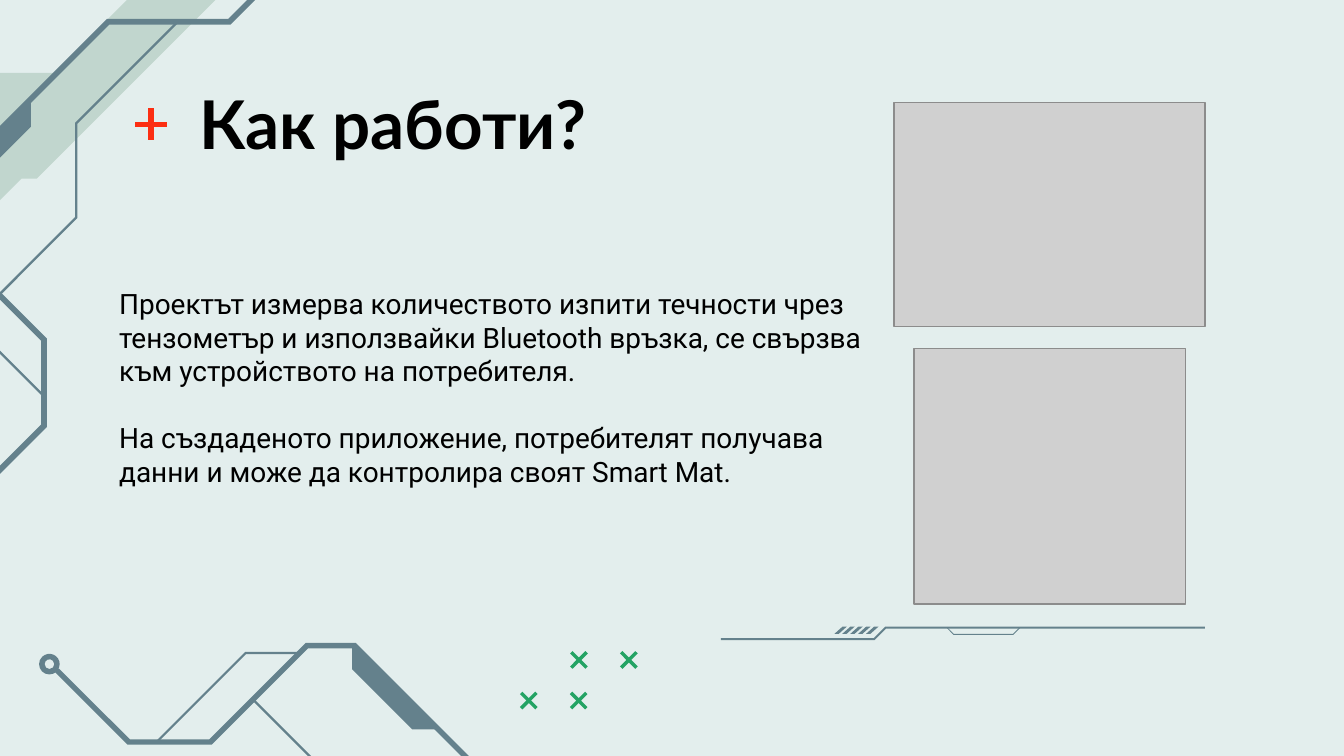
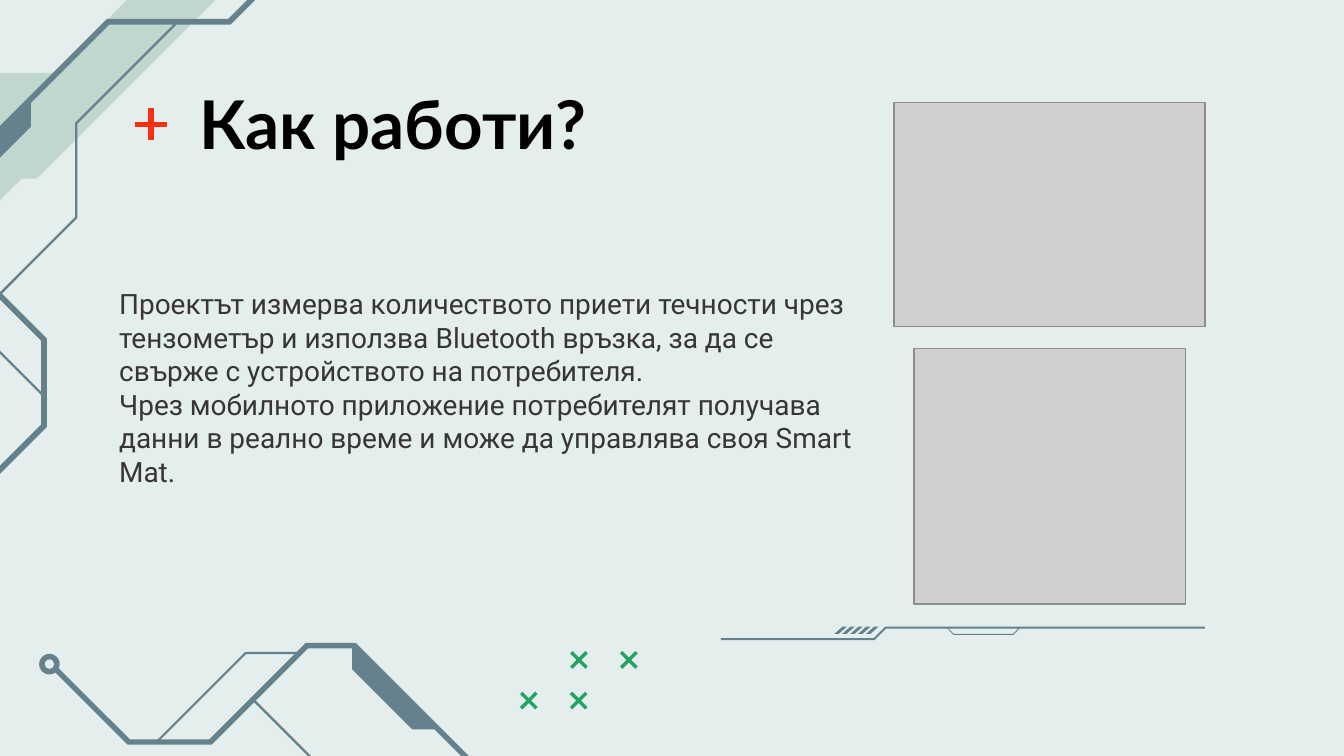
Before and after one commit to DunevTsvetomir/HACKTUES11, a slide deck: slide 5 of Smart Mat.pptx. Drawn at 1344x756 pixels with LibreOffice and Linux fonts; fonts in the diff are those of the drawing; grey boxes stand for pictures. Boxes give left, top, right and bottom in pixels: in the first picture for what was removed or moved away, otherwise in the second. Text is boxed around its words. In the diff, an @@ line names an element or a change of style, - is before the commit and + after.

```diff
--- a/Smart Mat.pptx
+++ b/Smart Mat.pptx
@@ subtitle at (x1=119, y1=294, x2=852, y2=483): text changed; text colour #000000 to #383536 @@
-Проектът измерва количеството изпити течности чрез тензометър и използвайки Bluetooth връзка, се свързва към устройството на потребителя.
-На създаденото приложение, потребителят получава данни и може да контролира своят Smart Mat.
+Проектът измерва количеството приети течности чрез тензометър и използва Bluetooth връзка, за да се свърже с устройството на потребителя.
+Чрез мобилното приложение потребителят получава данни в реално време и може да управлява своя Smart Mat.
```
Also in this commit, not shown: 6 other slides changed, 4 other files.
